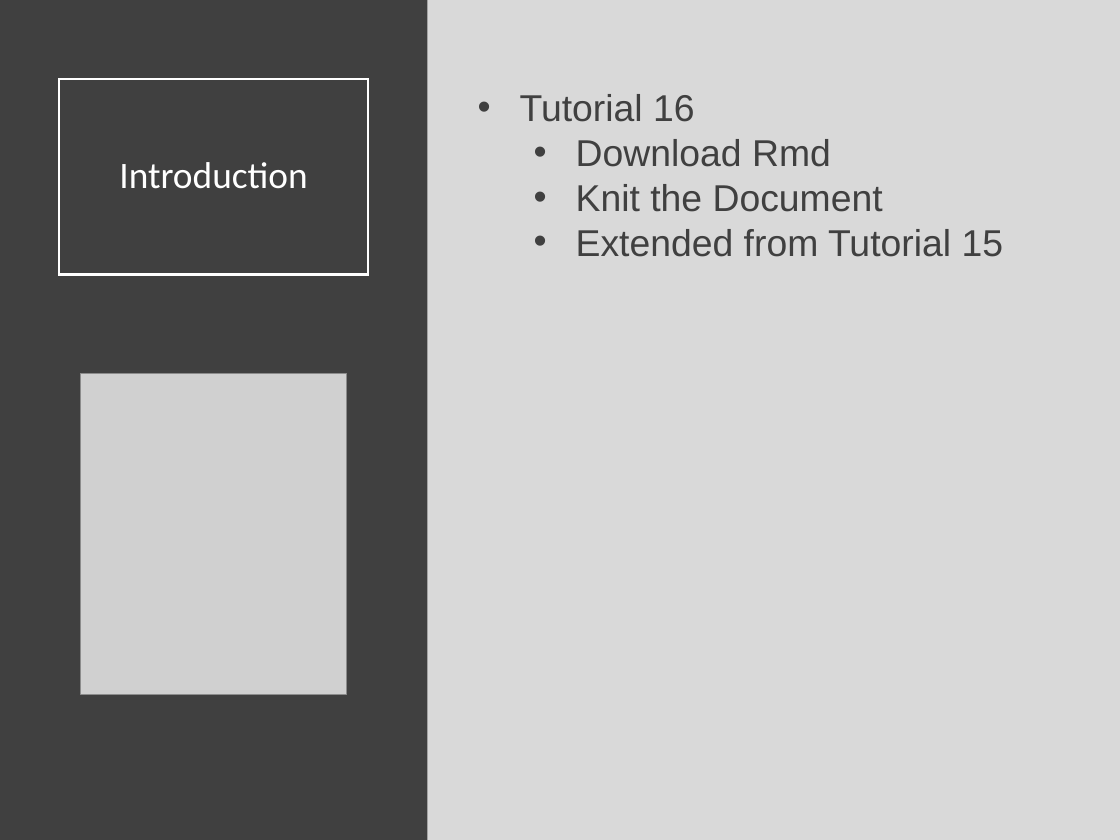
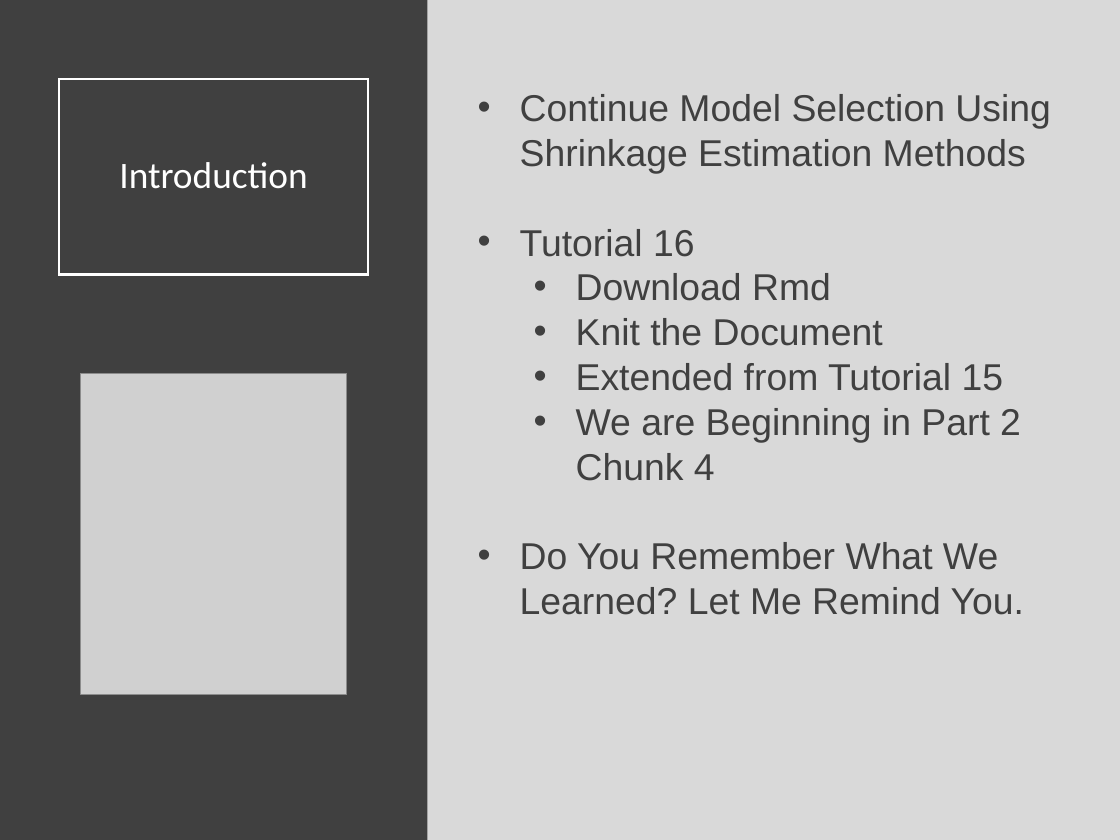
Before and after one commit to Yixf-Self/STOR320_WEBSITE, a slide deck: slide 2 of Lecture/Lecture 31/Lecture 31.pptx. Drawn at 1120x840 pixels with LibreOffice and Linux fonts; fonts in the diff are those of the drawing; grey boxes stand for pictures. Boxes give left, top, right and bottom in pixels: in the first picture for what was removed or moved away, otherwise in the second. Text is boxed around its words. In the diff, an @@ line names an element or a change of style, - is before the commit and + after.

Commit message:
Lecture 31 Commit

```diff
--- a/Lecture/Lecture 31/Lecture 31.pptx
+++ b/Lecture/Lecture 31/Lecture 31.pptx
@@ text at [520,94,1050,174]: paragraph added @@
+• Continue Model Selection Using Shrinkage Estimation Methods
@@ text at [520,408,1024,615]: paragraphs added @@
+  • We are Beginning in Part 2 Chunk 4
+• Do You Remember What We Learned? Let Me Remind You.
```
Also in this commit, not shown: 4 other slides changed, 7 slides added, 16 slides removed, 6 other files.
